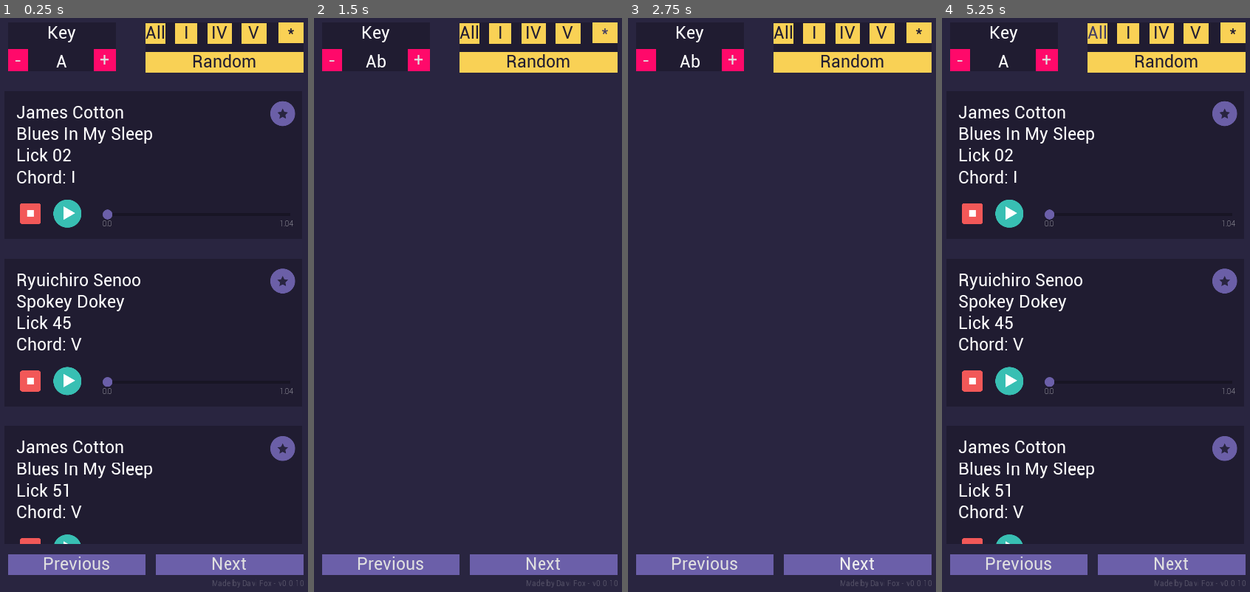
Above: before the commit, frames 1-4 (left to right).
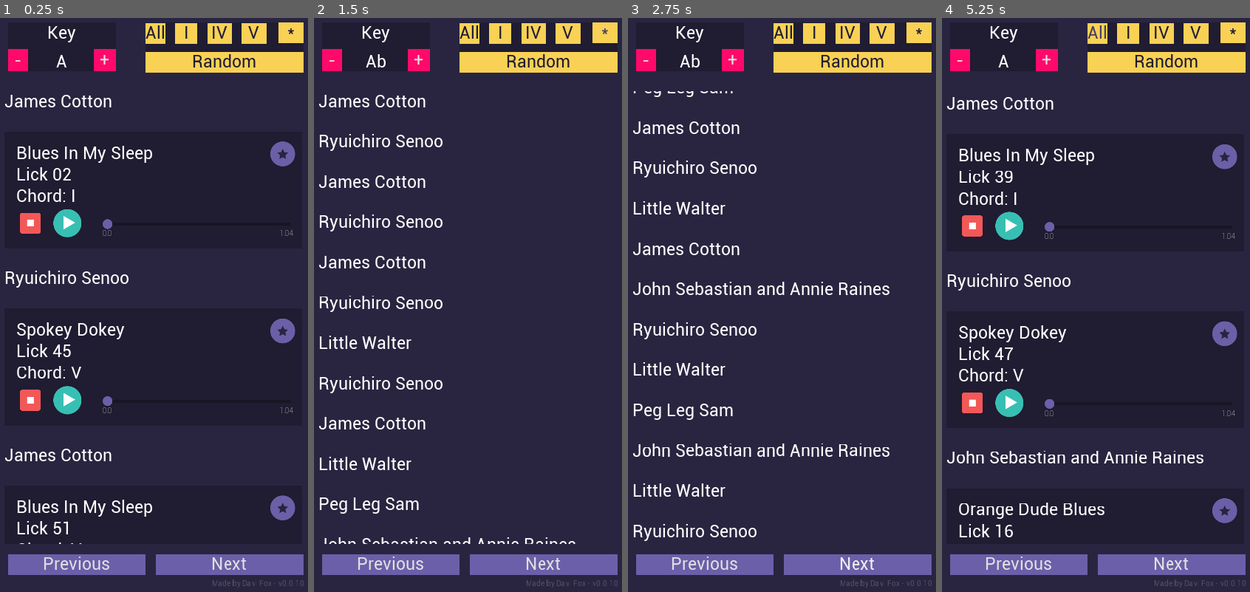
Above: after the commit, the same moments.

Repository: davifoox/harmonica-app
Game: Godot game, scene res://Main.tscn
Same seed, same stepped clock (60 frames per second), same inputs: the game is played once before the commit and once after it. Sound files missing from this copy of the repository are replaced by a short silence.
Inputs:
- Up to frame 1 (0.25 s): no input
- Up to frame 2 (1.5 s): click "-" at 0.5 s; click "*" at 1.25 s
- Up to frame 3 (2.75 s): click "Next" at 2 s
- Up to frame 4 (5.25 s): click "Next" at 2.75 s; click "Previous" at 3.5 s; click "+" at 4.25 s; click "All" at 5 s

The runs differ from the first frame. In frame 1, 8.9% of the frame differs, in the area x 1-96%, y 13-92%; in frame 2, 3.7%; in frame 3, 4.2%; in frame 4, 9.4%.

Commit message:
improving - licks UI

Diff:
--- a/Main.gd
+++ b/Main.gd
@@ -17,7 +17,14 @@
 func _ready() -> void:
 	audio_files_list = Util.load_files_paths(AUDIO_FOLDER_PATH)
 
+	var artist_name = ""
 	for audio_file in audio_files_list:
+		if artist_name != get_artist_name_from_file(audio_file):
+			artist_name = get_artist_name_from_file(audio_file)
+			var label = Label.new()
+			label.text = artist_name
+			licks_container.add_child(label)
+
 		var l = lick_scene.instance()
 		l.init(audio_file)
 		licks_container.add_child(l)
@@ -34,13 +41,14 @@
 
 func _on_lick_started_playing(node_name):
 	for lick in licks_container.get_children():
-		if lick.name != node_name:
+		if lick.name != node_name and !(lick is Label):
 			if lick.audio_stream_player.playing:
 				lick.audio_stream_player.stop()
 
 func _on_KeyController_key_changed(key_name: String, pitch : float):
 	for lick in licks_container.get_children():
-		lick.audio_stream_player.pitch_scale = pitch
+		if !(lick is Label):
+			lick.audio_stream_player.pitch_scale = pitch
 
 
 func _on_AllChordsButton_pressed() -> void:
@@ -70,10 +78,11 @@
 
 func _on_StarButton_pressed() -> void:
 	for lick in licks_container.get_children():
-		if lick.file_name in SaveManager.save.favorite_licks:
-			lick.show()
-		else:
-			lick.hide()
+		if !(lick is Label):
+			if lick.file_name in SaveManager.save.favorite_licks:
+				lick.show()
+			else:
+				lick.hide()
 
 func _on_RandomButton_pressed():
 	var licks_amount : int = licks_container.get_children().size()
@@ -93,3 +102,10 @@
 
 func _on_PreviousButton_pressed() -> void:
 	scroll_container_swipe.set_v_scroll(scroll_container_swipe.get_v_scroll() - 10000)
+
+func get_artist_name_from_file(file_path):
+	var artist_name = file_path.lstrip("res://licks/audio/")
+	artist_name = artist_name.rstrip(".mp3")
+	var string_array = artist_name.rsplit("-", true, 3)
+	artist_name = string_array[0].replace("_"," ")
+	return artist_name
--- a/licks/Lick.gd
+++ b/licks/Lick.gd
@@ -40,7 +40,8 @@
 	play_button.connect("pressed", self, "_on_play_button_pressed")
 	stop_button.connect("pressed", self, "_on_stop_button_pressed")
 	audio_stream_player.stream = load(file_path)
-	label.text = artist_name + "\n" + music_name + "\n" + lick_name + "\n" + "Chord: " + chord_name
+#	label.text = artist_name + "\n" + music_name + "\n" + lick_name + "\n" + "Chord: " + chord_name
+	label.text = music_name + "\n" + lick_name + "\n" + "Chord: " + chord_name
 	lick_length = audio_stream_player.stream.get_length()
 	h_slider.max_value = lick_length
 
--- a/licks/Lick.tscn
+++ b/licks/Lick.tscn
@@ -28,8 +28,8 @@
 
 [node name="Lick" type="Control"]
 margin_right = 968.0
-margin_bottom = 480.0
-rect_min_size = Vector2( 968, 480 )
+margin_bottom = 380.0
+rect_min_size = Vector2( 968, 380 )
 script = ExtResource( 1 )
 
 [node name="ColorRect" type="ColorRect" parent="."]
